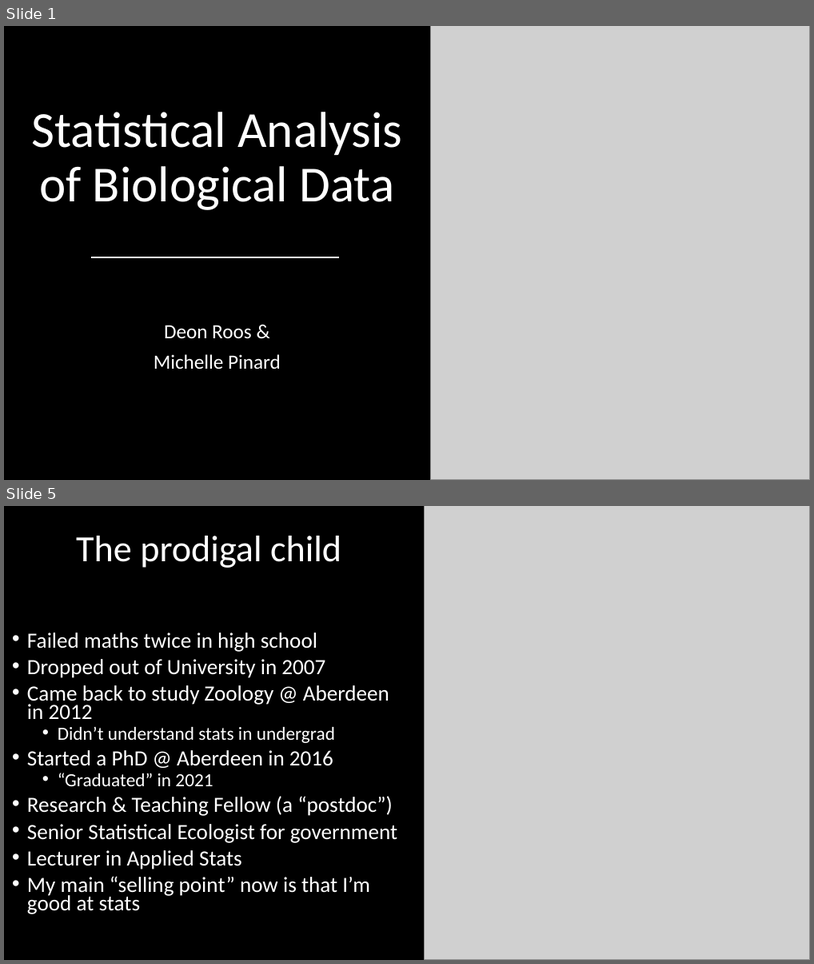
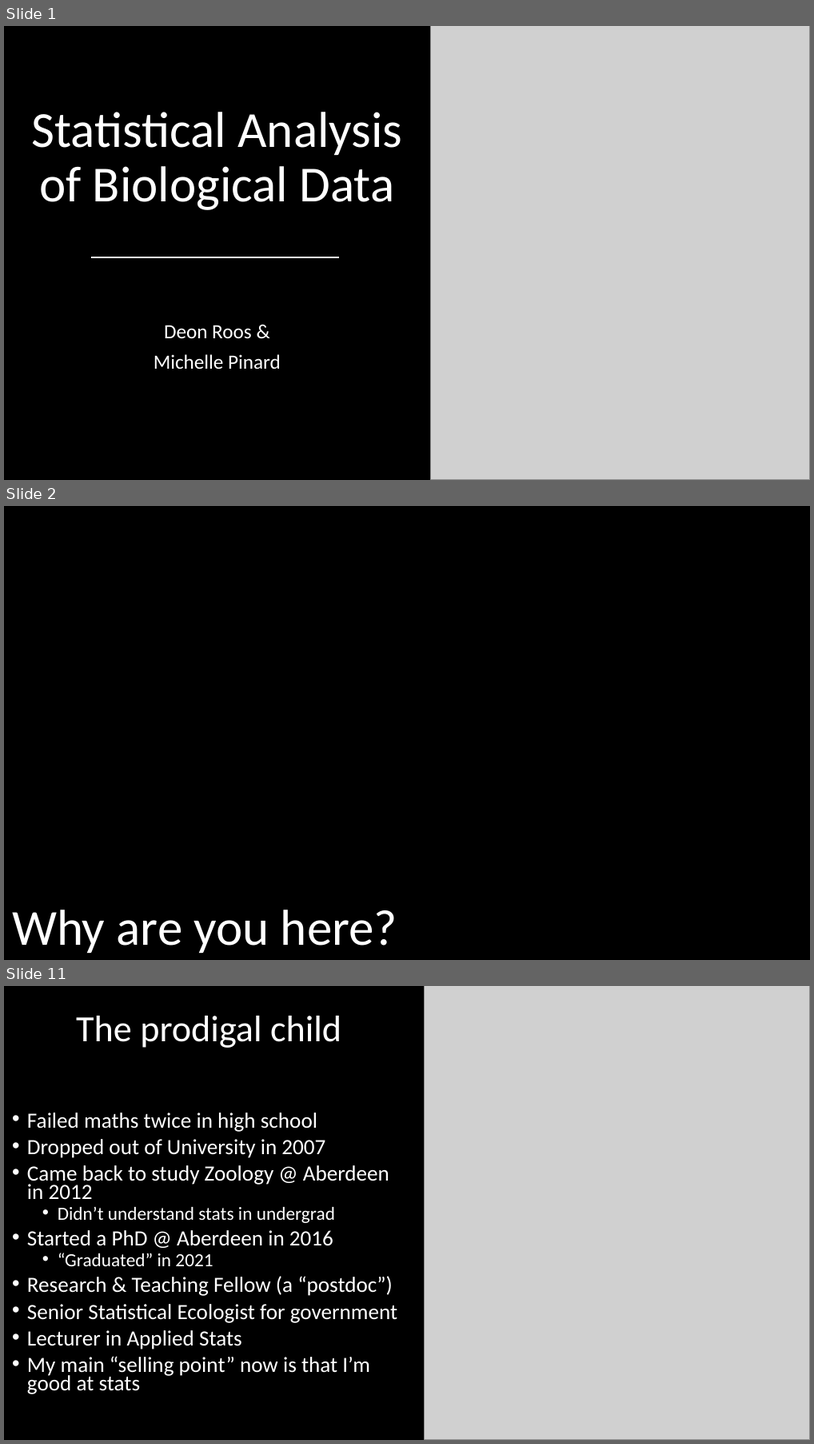
Before and after one commit to DeonRoos/stats-for-biologists, a slide deck: Lecture 1 - stats philosophy/Slides/Welcome - Lecture 1.pptx. Shown one above the other, each under a label of ours: slides 1 and 5 before the commit, slides 1, 2 and 11 after it; the slides between them are not shown. The pictures are 814x964 and 814x1444 pixels, drawn with LibreOffice and Linux fonts; fonts in the diff are those of the drawing; grey boxes stand for pictures. Boxes give left, top, right and bottom in pixels: in the first picture for what was removed or moved away, otherwise in the second. Text is boxed around its words. In the diff, an @@ line names an element or a change of style, - is before the commit and + after.

```diff
--- a/Lecture 1 - stats philosophy/Slides/Welcome - Lecture 1.pptx
+++ b/Lecture 1 - stats philosophy/Slides/Welcome - Lecture 1.pptx
@@ slide 2 added at [4, 506, 810, 960], background #000000 @@
@@ title added at [12, 909, 398, 952], 45 pt, text #FFFFFF @@
+Why are you here?
@@ what was slide 5 is now slide 11 @@
```
Also in this commit, not shown: 3 slides changed, 5 other slides added, 1 slide removed, 9 other files.
